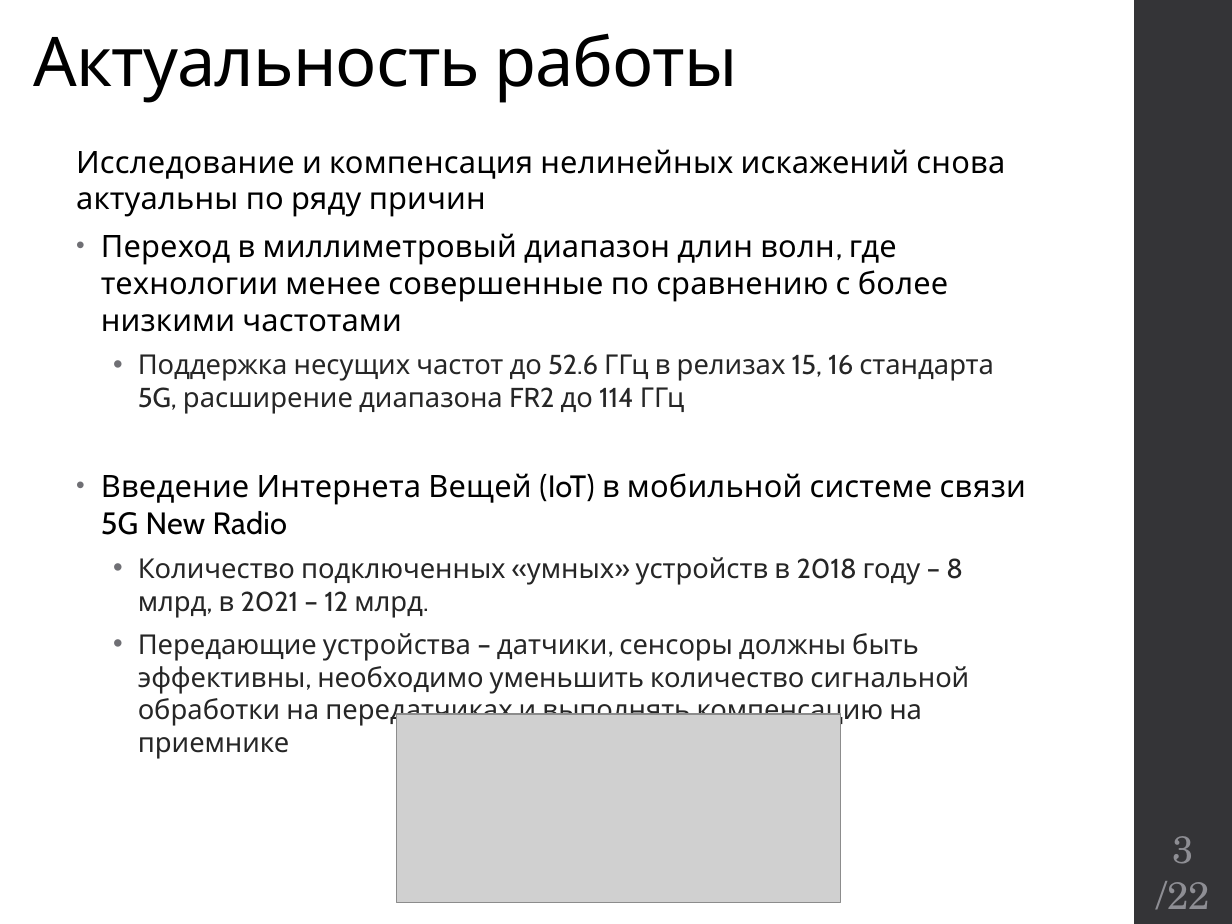
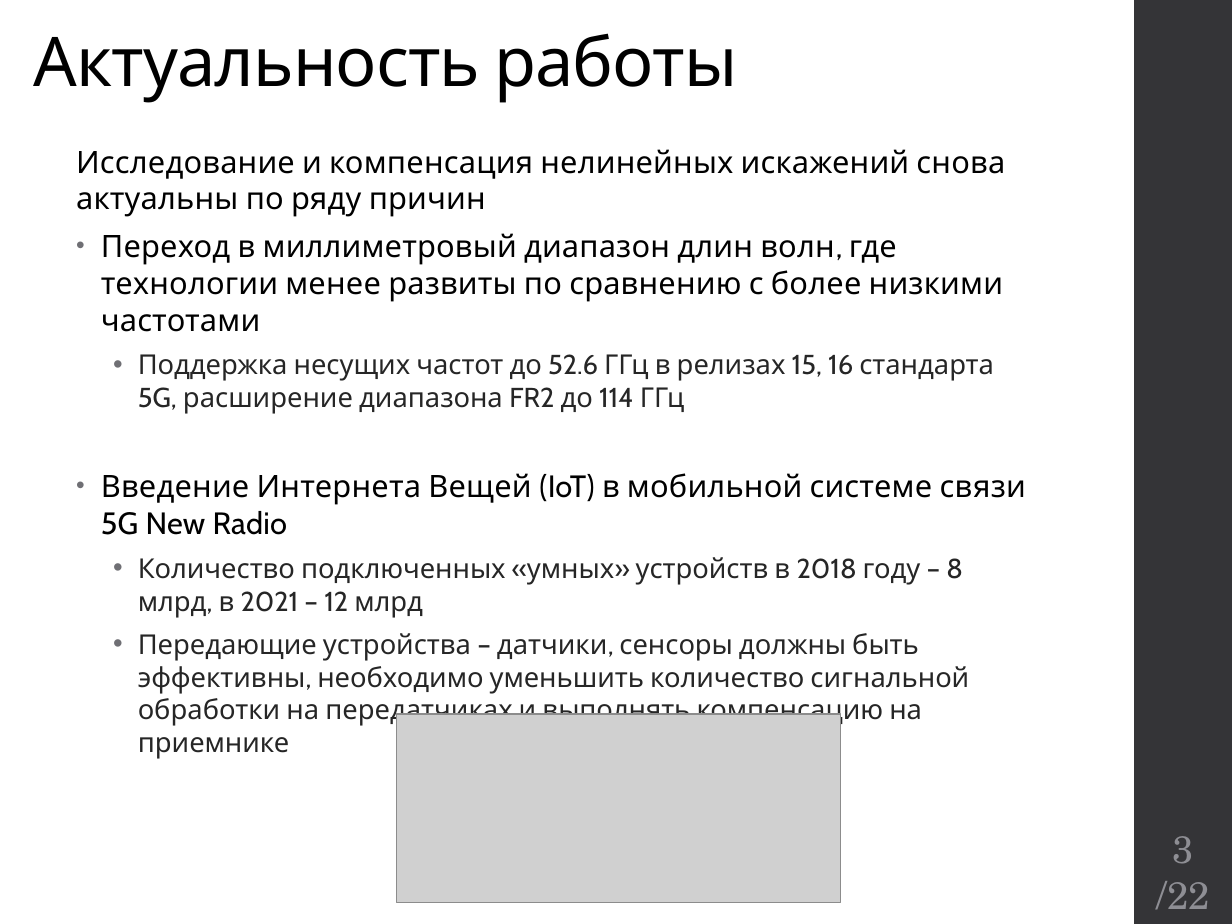
Before and after one commit to kannab98/graduation-paper, a slide deck: slide 3 of Presentation.pptx. Drawn at 1232x924 pixels with LibreOffice and Linux fonts; fonts in the diff are those of the drawing; grey boxes stand for pictures. Boxes give left, top, right and bottom in pixels: in the first picture for what was removed or moved away, otherwise in the second. Text is boxed around its words. In the diff, an @@ line names an element or a change of style, - is before the commit and + after.

```diff
--- a/Presentation.pptx
+++ b/Presentation.pptx
@@ text at [101, 233, 1003, 332]: text changed @@
-• Переход в миллиметровый диапазон длин волн, где технологии менее совершенные по сравнению с более низкими частотами
+• Переход в миллиметровый диапазон длин волн, где технологии менее развиты по сравнению с более низкими частотами
@@ text at [138, 557, 963, 618]: text changed @@
-  • Количество подключенных «умных» устройств в 2018 году – 8 млрд, в 2021 – 12 млрд.
+  • Количество подключенных «умных» устройств в 2018 году – 8 млрд, в 2021 – 12 млрд
```
Also in this commit, not shown: 5 other slides changed, 2 other files.
